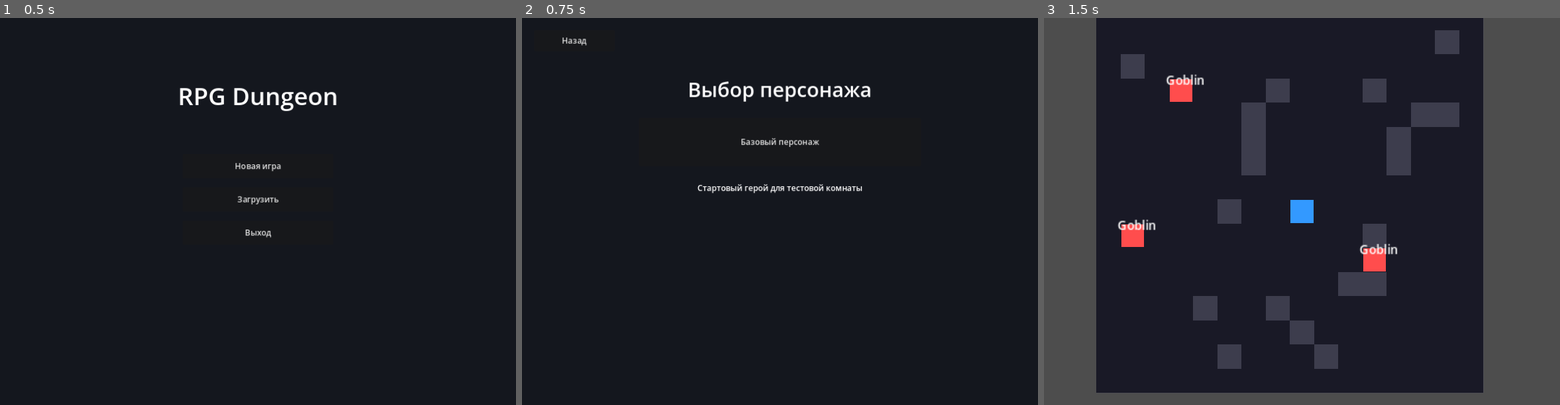
Above: before the commit, frames 1-3 (left to right).
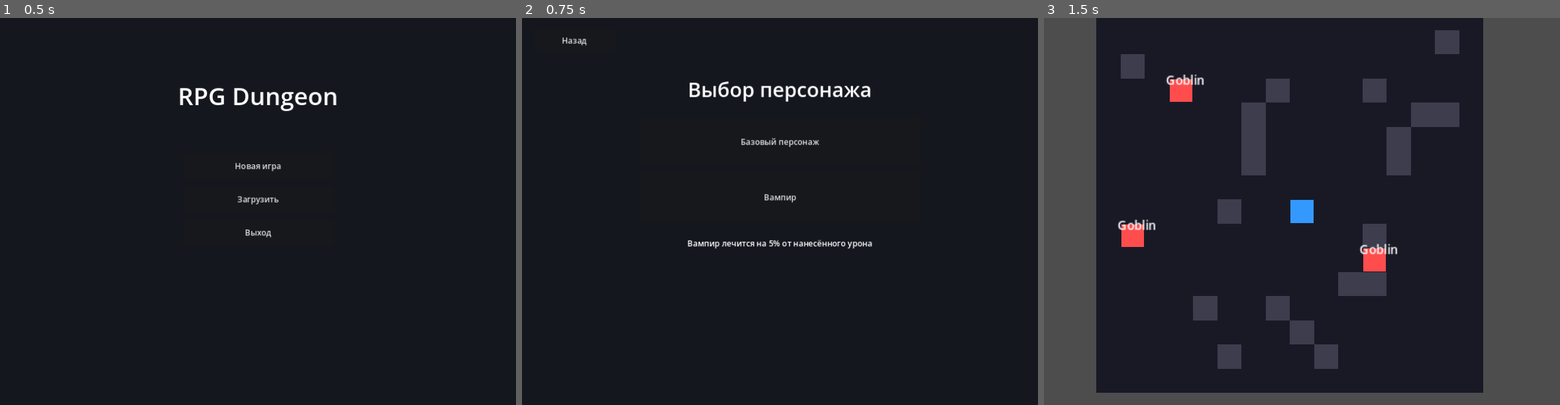
Above: after the commit, the same moments.

Repository: ProninNikita/rpgdungeon
Game: Godot game, scene res://scenes/ui/main_menu.tscn
Two runs of this game, one before a commit and one after it. Both use one fixed random seed, a clock stepped at 60 frames per second and the inputs below.
Inputs:
- Up to frame 1 (0.5 s): no input
- Up to frame 2 (0.75 s): click "Новая игра" at 0.5 s
- Up to frame 3 (1.5 s): click "Базовый персонаж" at 1.25 s

Frame 1 is identical in both runs. In frame 2, 0.7% of the frame differs, in the area x 32-68%, y 42-60%; in frame 3, nothing differs.

Commit message:
Add vampire playable character

Diff:
--- a/scenes/ui/character_select.tscn
+++ b/scenes/ui/character_select.tscn
@@ -45,10 +45,15 @@
 layout_mode = 2
 text = "Базовый персонаж"
 
+[node name="VampireButton" type="Button" parent="Content/CharacterList"]
+custom_minimum_size = Vector2(560, 96)
+layout_mode = 2
+text = "Вампир"
+
 [node name="Hint" type="Label" parent="Content"]
 custom_minimum_size = Vector2(560, 40)
 layout_mode = 2
-text = "Стартовый герой для тестовой комнаты"
+text = "Вампир лечится на 5% от нанесённого урона"
 horizontal_alignment = 1
 vertical_alignment = 1
 
--- a/scripts/battle.gd
+++ b/scripts/battle.gd
@@ -46,11 +46,29 @@
 	var damage = calculate_damage(player_stats["attack"], enemy_stats["defense"])
 	enemy_stats["hp"] = max(0, enemy_stats["hp"] - damage)
 
-	add_log("Player attacks for %d damage!" % damage)
+	add_log("%s attacks for %d damage!" % [player_stats["name"], damage])
+	apply_attack_passives(damage)
 	update_ui()
 
 	if enemy_stats["hp"] <= 0:
 		end_battle("win")
+
+func apply_attack_passives(damage: int) -> void:
+	for passive in player_stats.get("passives", []):
+		if passive.get("id", "") == "vampirism":
+			apply_vampirism(passive, damage)
+
+func apply_vampirism(passive: Dictionary, damage: int) -> void:
+	var heal_percent = float(passive.get("heal_percent", 0.0))
+	var heal_amount = ceili(damage * heal_percent)
+	if heal_amount <= 0:
+		return
+
+	var previous_hp = int(player_stats["hp"])
+	player_stats["hp"] = min(int(player_stats["max_hp"]), previous_hp + heal_amount)
+	var actual_heal = int(player_stats["hp"]) - previous_hp
+	if actual_heal > 0:
+		add_log("%s heals for %d HP from Vampirism!" % [player_stats["name"], actual_heal])
 
 func enemy_attack():
 	var damage = calculate_damage(enemy_stats["attack"], player_stats["defense"])
--- a/scripts/character_select.gd
+++ b/scripts/character_select.gd
@@ -2,11 +2,16 @@
 
 func _ready() -> void:
 	$Content/CharacterList/BaseCharacterButton.pressed.connect(_on_base_character_pressed)
+	$Content/CharacterList/VampireButton.pressed.connect(_on_vampire_pressed)
 	$BackButton.pressed.connect(_on_back_pressed)
 
 func _on_base_character_pressed() -> void:
 	GameState.start_new_game("base")
 	get_tree().change_scene_to_file(GameState.MAIN_LEVEL_PATH)
 
+func _on_vampire_pressed() -> void:
+	GameState.start_new_game("vampire")
+	get_tree().change_scene_to_file(GameState.MAIN_LEVEL_PATH)
+
 func _on_back_pressed() -> void:
 	get_tree().change_scene_to_file("res://scenes/ui/main_menu.tscn")
--- a/scripts/game_state.gd
+++ b/scripts/game_state.gd
@@ -7,6 +7,30 @@
 const WALL_COUNT = 20
 const ENEMY_COUNT = 3
 const START_GRID_POS = {"x": 8, "y": 8}
+const CHARACTER_DEFINITIONS = {
+	"base": {
+		"name": "Player",
+		"hp": 100,
+		"max_hp": 100,
+		"attack": 10,
+		"defense": 2,
+		"passives": []
+	},
+	"vampire": {
+		"name": "Vampire",
+		"hp": 90,
+		"max_hp": 90,
+		"attack": 11,
+		"defense": 1,
+		"passives": [
+			{
+				"id": "vampirism",
+				"name": "Vampirism",
+				"heal_percent": 0.05
+			}
+		]
+	}
+}
 
 var active_save_slot: int = 0
 var selected_character_id: String = "base"
@@ -22,7 +46,7 @@
 	defeated_enemies.clear()
 	level_data = generate_level_data()
 	player_grid_pos = START_GRID_POS.duplicate()
-	player_stats = get_default_player_stats()
+	player_stats = get_character_stats(character_id)
 	active_save_slot = get_first_empty_save_slot()
 	if active_save_slot != 0:
 		save_current_game()
@@ -105,12 +129,17 @@
 		level_data = generate_level_data()
 
 func get_default_player_stats() -> Dictionary:
+	return get_character_stats("base")
+
+func get_character_stats(character_id: String) -> Dictionary:
+	var definition = CHARACTER_DEFINITIONS.get(character_id, CHARACTER_DEFINITIONS["base"])
 	return {
-		"hp": 100,
-		"max_hp": 100,
-		"attack": 10,
-		"defense": 2,
-		"name": "Player"
+		"hp": int(definition["hp"]),
+		"max_hp": int(definition["max_hp"]),
+		"attack": int(definition["attack"]),
+		"defense": int(definition["defense"]),
+		"name": str(definition["name"]),
+		"passives": definition.get("passives", []).duplicate(true)
 	}
 
 func get_player_grid_position() -> Vector2i:
@@ -132,7 +161,8 @@
 		"max_hp": int(stats.get("max_hp", 100)),
 		"attack": int(stats.get("attack", 10)),
 		"defense": int(stats.get("defense", 2)),
-		"name": str(stats.get("name", "Player"))
+		"name": str(stats.get("name", "Player")),
+		"passives": stats.get("passives", []).duplicate(true)
 	}
 	if should_save:
 		save_current_game()
Not shown, changed: CHANGELOG.md
